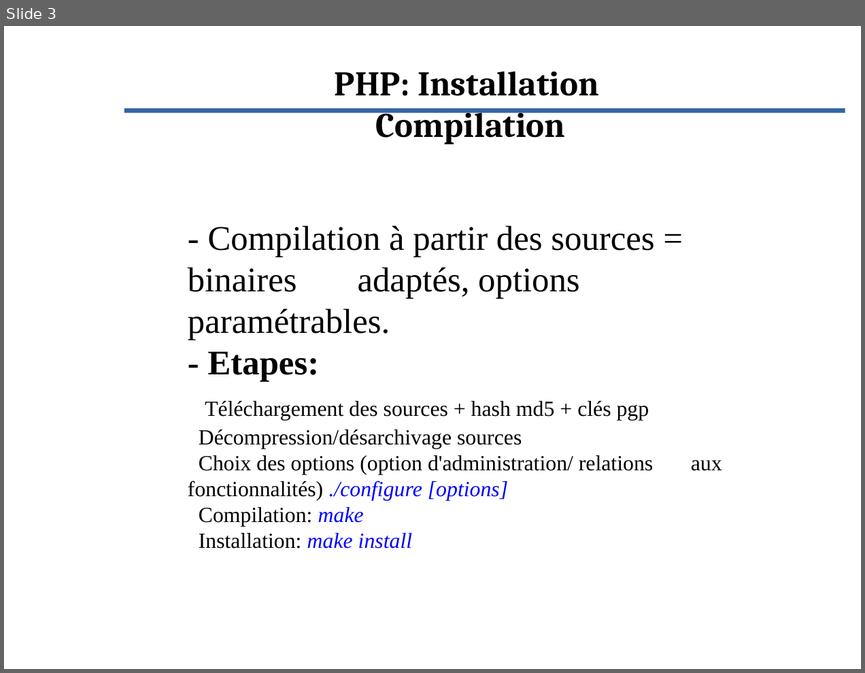
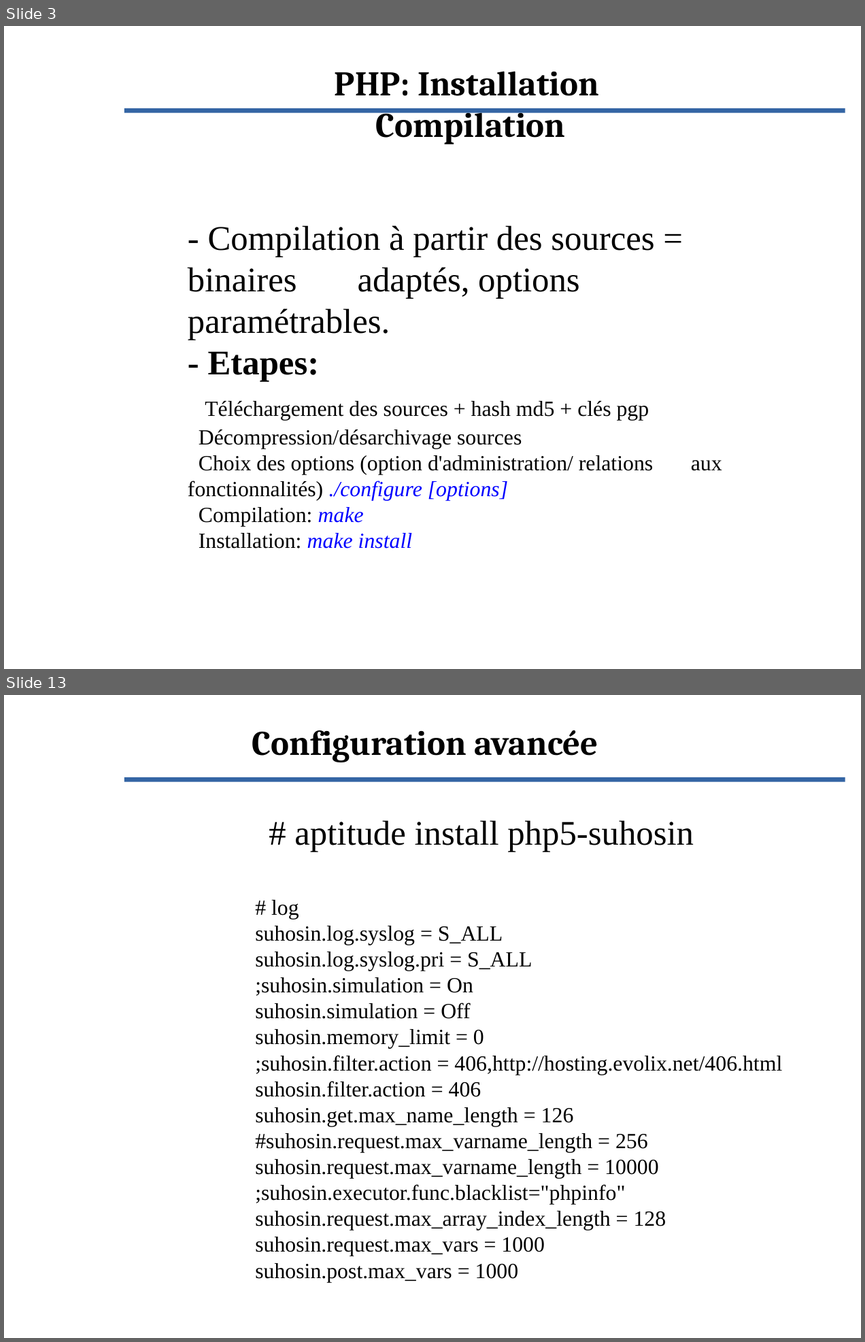
Before and after one commit to Evolix/evoformations, a slide deck: slides/php.odp. Shown one above the other, each under a label of ours: slide 3 before the commit, slides 3 and 13 after it; the slides between them are not shown. The pictures are 865x673 and 865x1342 pixels, drawn with LibreOffice and Linux fonts; fonts in the diff are those of the drawing; background and template pictures are left out. Boxes give left, top, right and bottom in pixels: in the first picture for what was removed or moved away, otherwise in the second. Text is boxed around its words. In the diff, an @@ line names an element or a change of style, - is before the commit and + after.

```diff
--- a/slides/php.odp
+++ b/slides/php.odp
@@ slide 13 added at (4, 695, 861, 1338), background picture (left out); not listed: 1 template element that a slide beside it also shows @@
@@ title added at (252, 730, 598, 762), 32 pt, text #000000, bold @@
+Configuration avancée
@@ subtitle added at (255, 820, 782, 1282), 20 pt, text #000000 @@
+# aptitude install php5-suhosin
+# log
+suhosin.log.syslog = S_ALL
+suhosin.log.syslog.pri = S_ALL
+;suhosin.simulation = On
+suhosin.simulation = Off
+suhosin.memory_limit = 0
+;suhosin.filter.action = 406,http://hosting.evolix.net/406.html
+suhosin.filter.action = 406
+suhosin.get.max_name_length = 126
+#suhosin.request.max_varname_length = 256
+suhosin.request.max_varname_length = 10000
+;suhosin.executor.func.blacklist="phpinfo"
+suhosin.request.max_array_index_length = 128
+suhosin.request.max_vars = 1000
+suhosin.post.max_vars = 1000
```
Also in this commit, not shown: 11 slides changed, 2 other slides added, 2 other files.
